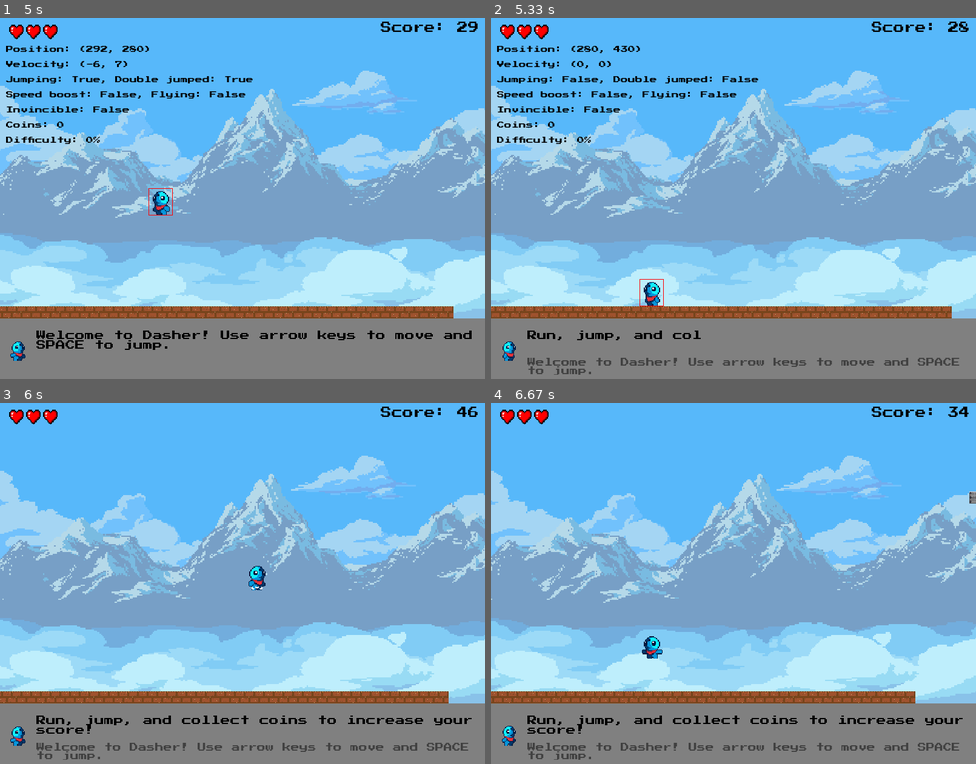
Above: before the commit, frames 1-4 (two rows, left to right).
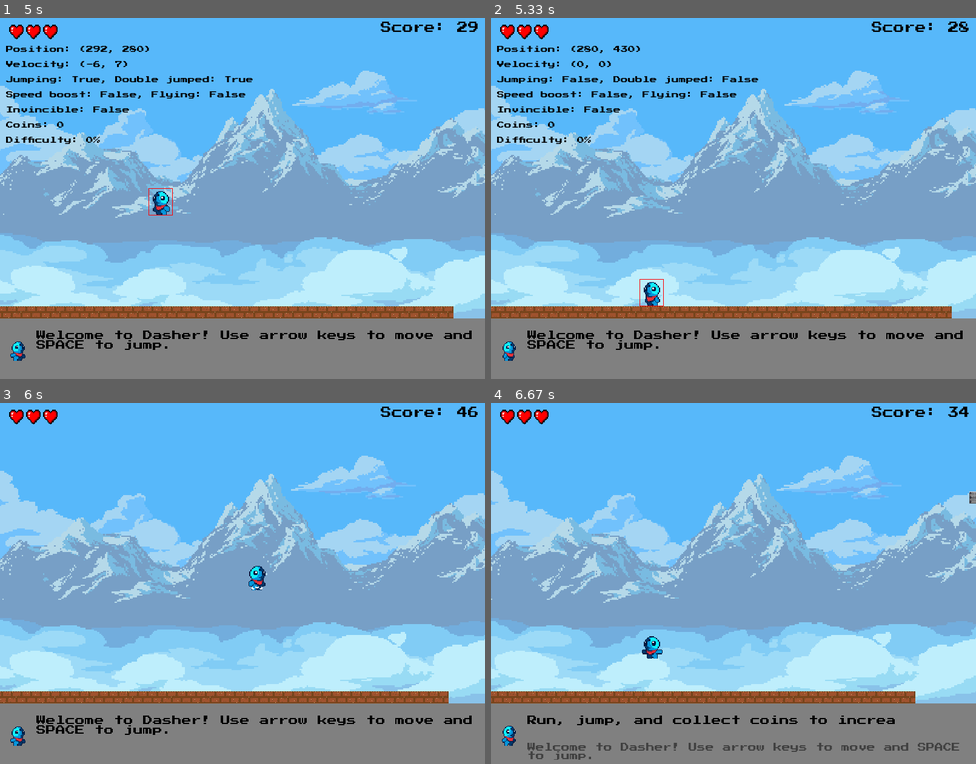
Above: after the commit, the same moments.

Repository: jakezhiming/dasher
Game: pygame game, started from main.py
Same seed, same stepped clock (60 frames per second), same inputs: the game is played once before the commit and once after it.
Inputs:
- Up to frame 1 (5 s): hold Right 0.33-0.8 s; hold Right 0.83-1.3 s; tap Space at 0.9, 1.2, 1.4, 1.7, 2.4, 2.7, 3.07, 3.37, 4.07, 4.37, 4.57, 4.87 s; tap D at 0.98, 2.48, 4.15 s; hold Left 1.33-1.87 s; hold Right 2.33-2.97 s; hold Left 3-3.47 s; hold Right 4-4.47 s; hold Left from 4.5 s (still down)
- Up to frame 2 (5.33 s): release Left at 5.03 s
- Up to frame 3 (6 s): hold Right from 5.5 s (still down); tap Space at 5.57, 5.87 s; tap D at 5.65 s
- Up to frame 4 (6.67 s): release Right at 6.13 s; hold Left 6.17-6.63 s; tap Space at 6.23, 6.53 s

Frame 1 is identical in both runs. In frame 2, 1.7% of the frame differs, in the area x 7-98%, y 86-99%; in frame 3, 1.6%; in frame 4, 0.2%.

Commit message:
improve messages

Diff:
--- a/constants.py
+++ b/constants.py
@@ -67,7 +67,6 @@
 HEART_SPRITE_SIZE = 32
 MESSAGE_CHAR_DELAY = 5            # ms between characters in scrolling text
 DEFAULT_MESSAGE_DELAY = 5000      # ms between default messages
-WELCOME_MESSAGE = "Welcome to Dasher! Use arrow keys to move and SPACE to jump."
 
 # ===== ANIMATION CONSTANTS =====
 PLAYER_ANIMATION_SPEED = 0.2      # Frames per second
--- a/main.py
+++ b/main.py
@@ -5,7 +5,7 @@
 from constants import (
     WIDTH, HEIGHT, PLAY_AREA_HEIGHT, STATUS_BAR_HEIGHT,
     GAME_RUNNING, GAME_LOST_MESSAGE, GAME_OVER, GAME_OVER_DISPLAY_DURATION,
-    BLUE, BLACK, RED, SEGMENT_LENGTH_MULTIPLIER, WELCOME_MESSAGE,
+    BLUE, BLACK, RED, SEGMENT_LENGTH_MULTIPLIER,
     PLAYER_INITIAL_X, PLAYER_INITIAL_Y
 )
 from utils import render_retro_text, draw_background
@@ -43,9 +43,6 @@
 game_state = GAME_RUNNING
 game_over_timer = 0
 player_has_moved = False
-
-# Set initial messages
-message_manager.set_message(WELCOME_MESSAGE)
 
 # Main loop
 running = True
--- a/player.py
+++ b/player.py
@@ -1,4 +1,5 @@
 import pygame
+import random
 from constants import (
     PLAY_AREA_HEIGHT, GRAVITY, FLYING_GRAVITY_REDUCTION, INVINCIBILITY_DURATION, INVINCIBILITY_FROM_DAMAGE_DURATION, IMMOBILIZED_DURATION,
     RED, DARK_RED, PURPLE, BLACK, PLAYER_WIDTH, PLAYER_HEIGHT, PLAYER_INITIAL_X, PLAYER_INITIAL_Y,
@@ -10,7 +11,6 @@
 from sprite_loader import get_frame, load_player_sprites, player_frames
 import input_handler
 import math
-import random
 from collection_effects import effect_manager
 
 class Player:
@@ -525,6 +525,20 @@
                 set_hearts_flash()  # Trigger heart flashing effect
                 if self.lives > 1:
                     message_manager.shown_messages.discard("last_life")
+                # Check if this is the last life
+                elif self.lives == 1 and not message_manager.has_shown_message("last_life"):
+                    message_manager.set_message("You're on your last life! Be careful!")
+                    message_manager.mark_message_shown("last_life")
+
+                # Set pit fall message
+                pit_fall_messages = [
+                    "Watch your step! That was a nasty fall!",
+                    "Oops! Mind the gap next time!",
+                    "Gravity: 1, Player: 0. Try jumping over pits!",
+                    "Falling isn't flying! Jump earlier next time."
+                ]
+                message_manager.set_message(random.choice(pit_fall_messages))
+
                 self.x = self.respawn_x
                 self.y = self.respawn_y
                 self.vx = 0
@@ -555,6 +569,27 @@
                     set_hearts_flash()  # Trigger heart flashing effect
                     if self.lives > 1:
                         message_manager.shown_messages.discard("last_life")
+                    # Check if this is the last life
+                    elif self.lives == 1 and not message_manager.has_shown_message("last_life"):
+                        message_manager.set_message("You're on your last life! Be careful!")
+                        message_manager.mark_message_shown("last_life")
+
+                    # Set obstacle collision message based on obstacle type
+                    if collided_obstacle:
+                        if collided_obstacle.type == 'spikes':
+                            message_manager.set_message("Those spikes are sharp! Be careful!")
+                        elif collided_obstacle.type == 'fire':
+                            message_manager.set_message("Hot hot hot! Avoid the flames!")
+                        elif collided_obstacle.type == 'bomb' and collided_obstacle.exploded:
+                            message_manager.set_message("BOOM! That explosion packed a punch!")
+                        else:
+                            obstacle_messages = [
+                                "Ouch! That hurt!",
+                                "Watch out for obstacles in your path!",
+                                "Try jumping over obstacles next time!",
+                                "That's going to leave a mark!"
+                            ]
+                            message_manager.set_message(random.choice(obstacle_messages))
 
                     # Start invincibility and hurt animation
                     self.start_invincibility(from_damage=True)
@@ -587,19 +622,23 @@
                 # Create collection effect at the power-up's position
                 effect_manager.create_powerup_effect(power_up.x, power_up.y, power_up.type)
 
+                # Import message_manager here to avoid circular imports
+                from ui import message_manager
+
                 if power_up.type == 'speed':
                     self.speed_boost = True
                     self.speed_boost_timer = pygame.time.get_ticks()
+                    message_manager.set_message("Super speed activated! Zoom zoom!")
                 elif power_up.type == 'flying':
                     self.flying = True
                     self.flying_timer = pygame.time.get_ticks()
+                    message_manager.set_message("You can fly now! Keep jumping to soar through the sky!")
                 elif power_up.type == 'invincibility':
                     self.start_invincibility(from_damage=False)
-                    # Display a message when invincibility power-up is collected
-                    from ui import message_manager
-                    message_manager.set_message("Super Star! You can walk through obstacles and bombs won't explode!")
+                    message_manager.set_message("You're invincible! Nothing can hurt you now!")
                 elif power_up.type == 'life':
                     self.add_life()
+                    message_manager.set_message("Extra life obtained! Keep going!")
                 power_ups.remove(power_up)
 
         # Update power-up effects
@@ -677,32 +716,34 @@
             self.animation_frame = 0
 
     def start_death_animation(self):
-        """Start the death animation sequence."""
+        """Start the death animation sequence"""
         self.dying = True
         self.death_animation_frame = 0
         self.death_animation_timer = pygame.time.get_ticks()
         self.death_animation_complete = False
+
+        # Stop all movement
         self.vx = 0
         self.vy = 0
+
+        # Disable other states
         self.jumping = False
         self.double_jumped = False
         self.speed_boost = False
-        self.trail_positions = []  # Clear trail positions
         self.flying = False
         self.invincible = False
-
-        # Stop all movement
-        self.vx = 0
-        self.vy = 0
-
-        # Disable other states
-        self.jumping = False
-        self.speed_boost = False
         self.immobilized = False
-
-        # Display a death message
+        self.trail_positions = []  # Clear trail positions
+
+        # Set death message
         from ui import message_manager
-        message_manager.set_message("Oh no! You died!")
+        death_messages = [
+            "Game Over! Better luck next time!",
+            "You ran out of lives! Try again?",
+            "The adventure ends here... for now!",
+            "Ouch! That was your last life!"
+        ]
+        message_manager.set_message(random.choice(death_messages))
 
     def add_life(self):
         """Add a life to the player and reset the last_life message flag."""
@@ -710,8 +751,6 @@
         # Reset the last_life message flag so it can be shown again if needed
         from ui import message_manager, set_heart_pop_in, set_plus_indicator_animation
         message_manager.shown_messages.discard("last_life")
-        # Display a message when a life is added
-        message_manager.set_message("Yippee! Extra life collected!")
 
         # Determine which animation to trigger based on the number of lives
         max_displayed_hearts = 5
--- a/ui.py
+++ b/ui.py
@@ -110,7 +110,7 @@
         self.display_index = 0
         self.last_char_time = 0
         self.char_delay = MESSAGE_CHAR_DELAY  # Milliseconds between characters
-        self.last_default_time = 0
+        self.last_message_time = 0  # Track when the last message was fully displayed
         self.default_message_delay = DEFAULT_MESSAGE_DELAY  # 5 seconds between default messages
         self.default_message_index = 0
 
@@ -121,20 +121,37 @@
         # Track messages that should only be shown once
         self.shown_messages = set()
 
+        # Add a message queue
+        self.message_queue = []
+
         # Initialize with a welcome message
         self.set_message("Welcome to Dasher! Use arrow keys to move and SPACE to jump.")
 
     def set_message(self, message):
-        """Set a new message. Newer messages always take precedence."""
-        if message != self.target_message:
-            # Save the current message as previous before setting the new one
-            if self.current_full_message:
-                self.previous_message = self.current_full_message
-
-            self.target_message = message
-            self.current_full_message = message
-            self.display_index = 0
-            self.last_char_time = pygame.time.get_ticks()
+        """Add a message to the queue. Doesn't immediately display it."""
+        if message and message not in self.message_queue and message != self.target_message:
+            self.message_queue.append(message)
+
+            # If we're not currently displaying a message, show this one immediately
+            if not self.target_message:
+                self._load_next_message()
+
+    def _load_next_message(self):
+        """Load the next message from the queue."""
+        if not self.message_queue:
+            return False
+
+        # Save the current message as previous before setting the new one
+        if self.current_full_message:
+            self.previous_message = self.current_full_message
+
+        # Get the next message from the queue
+        next_message = self.message_queue.pop(0)
+        self.target_message = next_message
+        self.current_full_message = next_message
+        self.display_index = 0
+        self.last_char_time = pygame.time.get_ticks()
+        return True
 
     def update(self):
         """Update the streaming text effect."""
@@ -146,19 +163,36 @@
                 self.display_index += 1
                 self.current_message = self.target_message[:self.display_index]
                 self.last_char_time = current_time
+
+                # If we just finished displaying the message, record the time
+                if self.display_index == len(self.target_message):
+                    self.last_message_time = current_time
         else:
             # Message is fully displayed
             self.current_message = self.target_message
 
+            # If there are messages in the queue, show the next one
+            if self.message_queue:
+                self._load_next_message()
+
         return self.current_message
 
     def can_show_default_message(self):
         """Check if enough time has passed to show a new default message."""
-        return pygame.time.get_ticks() - self.last_default_time > self.default_message_delay
+        current_time = pygame.time.get_ticks()
+
+        # Only show default messages if:
+        # 1. Enough time has passed since the last message was shown
+        # 2. There are no messages in the queue
+        # 3. Either we have no current message OR we have a fully displayed message
+        return (current_time - self.last_message_time > self.default_message_delay and
+                not self.message_queue and
+                (not self.target_message or (self.target_message and self.display_index == len(self.target_message))))
 
     def set_default_message_shown(self):
-        """Mark that a default message has been shown."""
-        self.last_default_time = pygame.time.get_ticks()
+        """Mark that a default message has been shown and cycle to the next one."""
+        self.last_message_time = pygame.time.get_ticks()
+        # Increment the default message index to cycle through the messages
         self.default_message_index = (self.default_message_index + 1) % 5  # Cycle through 5 default messages
 
     def get_previous_message(self):
@@ -190,18 +224,8 @@
         "Press SPACE to jump. Double-tap to double jump!"
     ]
 
-    # Priority order for messages (most important first)
-    if player.lives == 1 and not message_manager.has_shown_message("last_life"):
-        message_manager.set_message("You're on your last life! Be careful!")
-        message_manager.mark_message_shown("last_life")
-    elif player.invincible and not player.invincible_from_damage:
-        message_manager.set_message("You're invincible! Nothing can hurt you now!")
-    elif player.flying:
-        message_manager.set_message("You can fly now! Press SPACE to soar through the sky!")
-    elif player.speed_boost:
-        message_manager.set_message("Super speed activated! Zoom zoom!")
-    # Only show default messages if it's been a while since the last one
-    elif message_manager.can_show_default_message():
+    # Only show default messages if it's been a while since the last one and no other messages are queued
+    if message_manager.can_show_default_message():
         message_manager.set_message(default_messages[message_manager.default_message_index])
         message_manager.set_default_message_shown()
 
